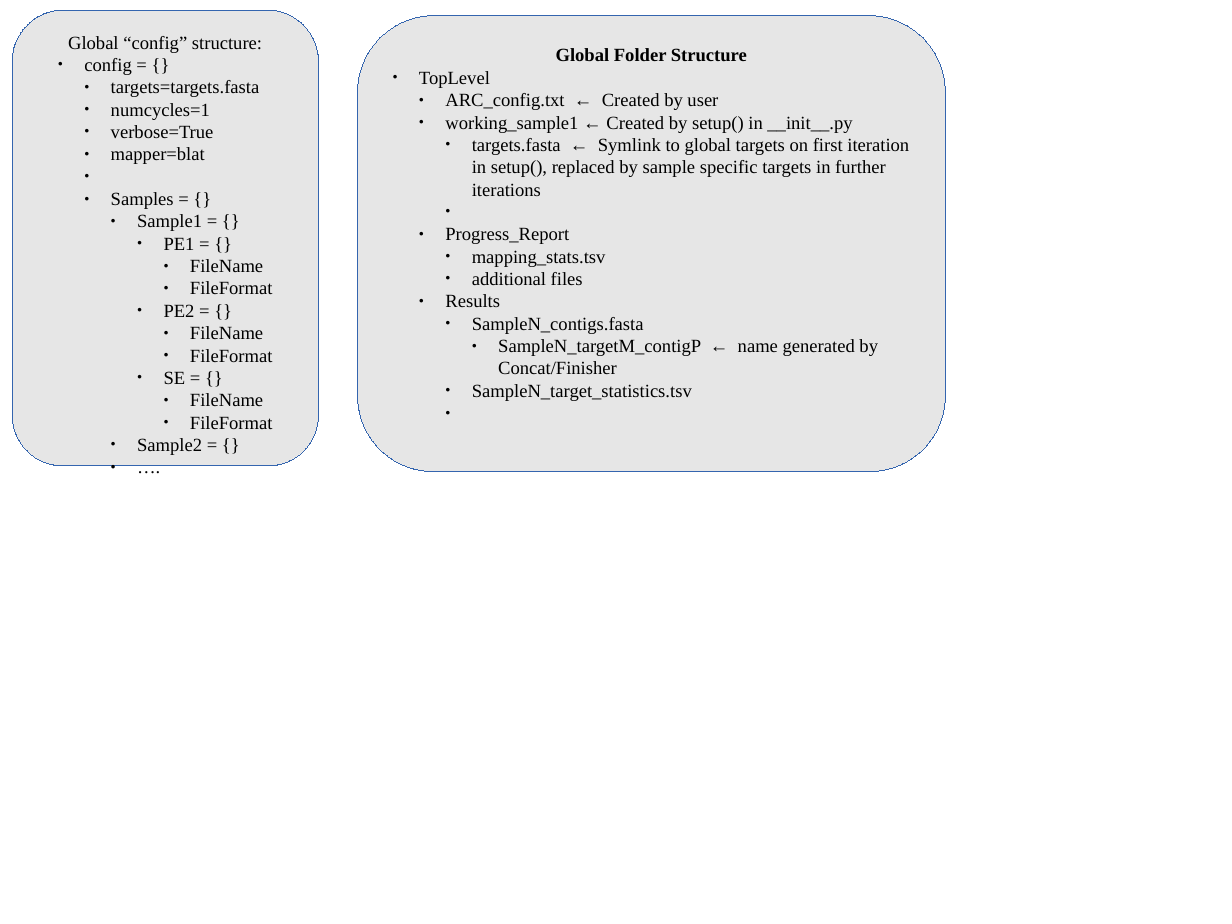
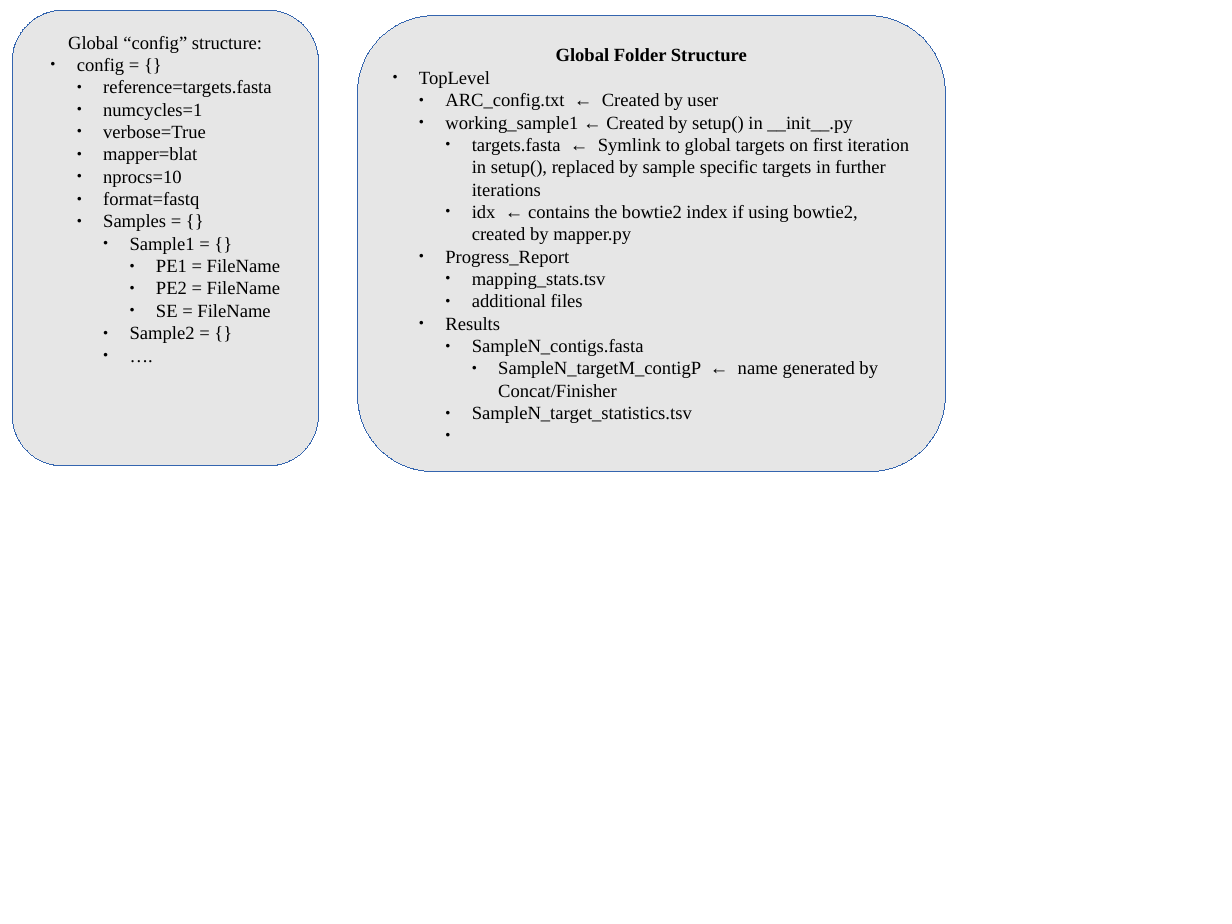
Before and after one commit to ibest/ARC, a slide deck: slide 2 of docs/Pipeline.odp. Drawn at 1232x924 pixels with LibreOffice and Linux fonts; fonts in the diff are those of the drawing. Boxes give left, top, right and bottom in pixels: in the first picture for what was removed or moved away, otherwise in the second. Text is boxed around its words. In the diff, an @@ line names an element or a change of style, - is before the commit and + after.

```diff
--- a/docs/Pipeline.odp
+++ b/docs/Pipeline.odp
@@ text in freeform shape at (103, 80, 271, 97): text changed @@
-  ● targets=targets.fasta
+  ● reference=targets.fasta
@@ text in freeform shape at (103, 170, 199, 209): paragraphs added @@
+  ● nprocs=10
+  ● format=fastq
@@ text in rounded rectangle at (472, 205, 857, 244): paragraph added @@
+    ● idx ← contains the bowtie2 index if using bowtie2, created by mapper.py
@@ text in freeform shape at (156, 259, 280, 317): text changed @@
-      ● PE1 = {}
-        ● FileName
-        ● FileFormat
-      ● PE2 = {}
-        ● FileName
-        ● FileFormat
-      ● SE = {}
-        ● FileName
-        ● FileFormat
+      ● PE1 = FileName
+      ● PE2 = FileName
+      ● SE = FileName
```
Also in this commit, not shown: 8 other files.
